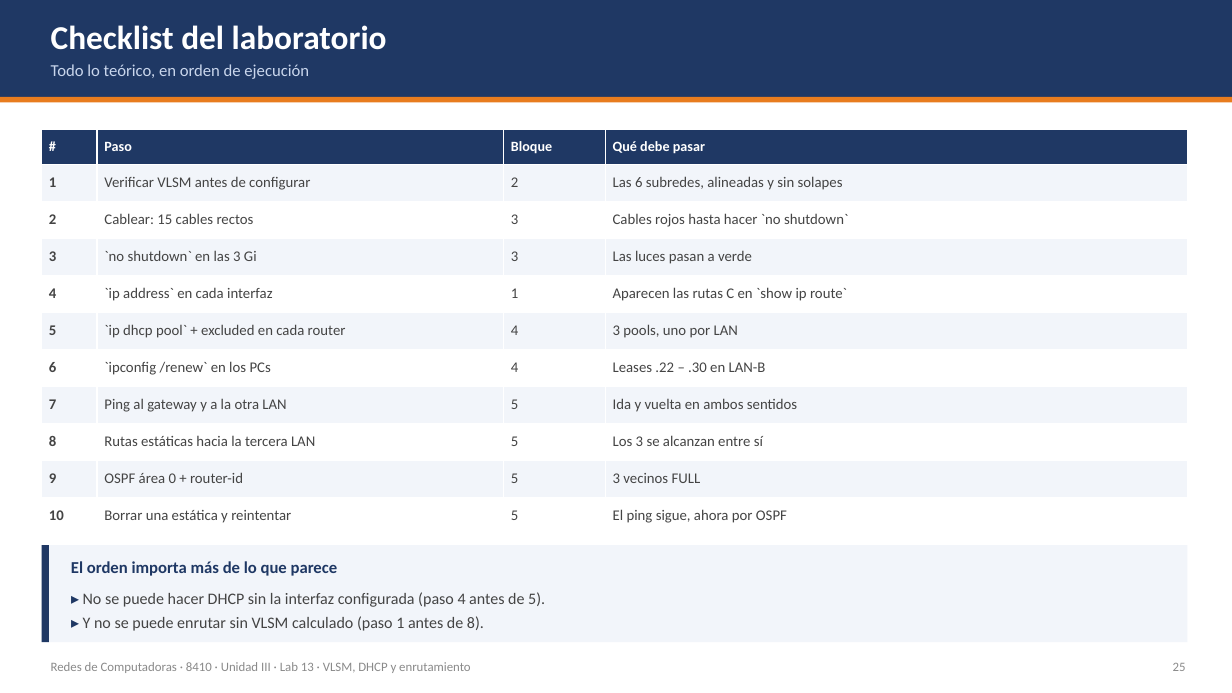
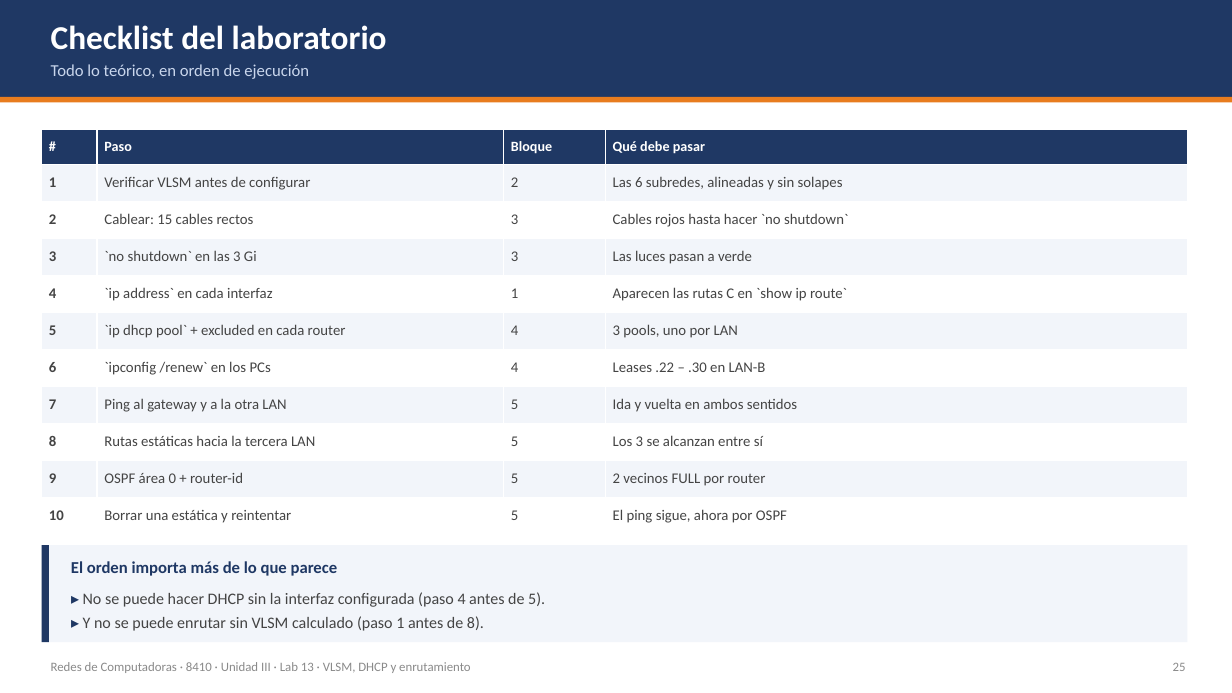
Before and after one commit to isaca0315/laboratorio-vlan-dhcp, a slide deck: slide 30 of Teoria-Lab-VLSM-DHCP.pptx. Drawn at 1232x693 pixels with LibreOffice and Linux fonts; fonts in the diff are those of the drawing. Boxes give left, top, right and bottom in pixels: in the first picture for what was removed or moved away, otherwise in the second. Text is boxed around its words. In the diff, an @@ line names an element or a change of style, - is before the commit and + after.

```diff
--- a/Teoria-Lab-VLSM-DHCP.pptx
+++ b/Teoria-Lab-VLSM-DHCP.pptx
@@ table at box(42, 129, 1188, 534) @@
-row 10, column 4: 3 vecinos FULL
+row 10, column 4: 2 vecinos FULL por router
```
Also in this commit, not shown: 3 other slides changed, 4 other files.
